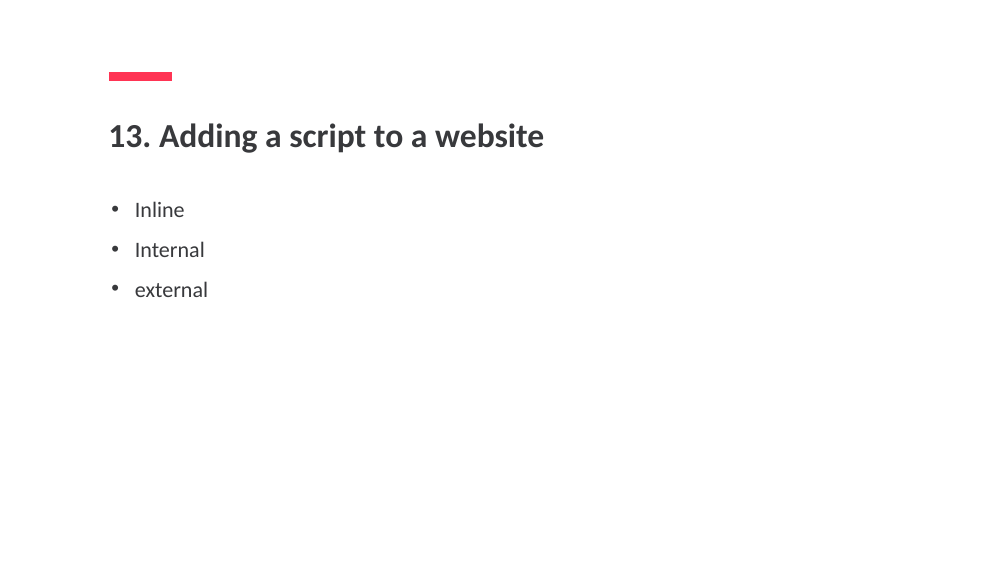
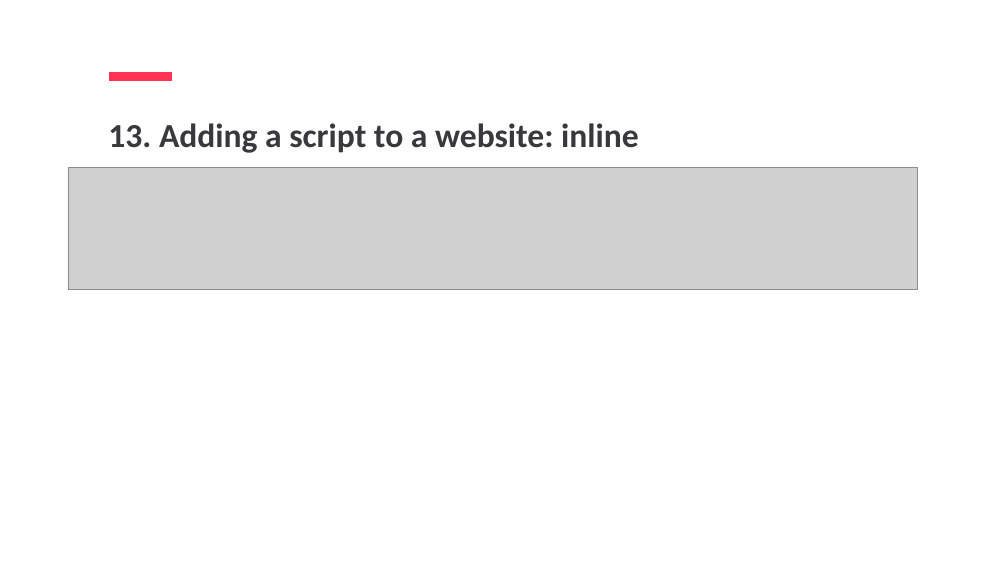
Before and after one commit to jpotapova/js-lecture-1, a slide deck: slide 63 of JS1-Jelizaveta-Potapova.pptx (slide 58 before the commit). Drawn at 1008x567 pixels with LibreOffice and Linux fonts; fonts in the diff are those of the drawing; grey boxes stand for pictures. Boxes give left, top, right and bottom in pixels: in the first picture for what was removed or moved away, otherwise in the second. Text is boxed around its words. In the diff, an @@ line names an element or a change of style, - is before the commit and + after.

```diff
--- a/JS1-Jelizaveta-Potapova.pptx
+++ b/JS1-Jelizaveta-Potapova.pptx
@@ text at (108,123,639,153): text changed @@
-13. Adding a script to a website
+13. Adding a script to a website: inline
@@ picture added at (68,167,917,290) @@
@@ text removed at (135,201,208,297) @@
-• Inline
-• Internal
-• external
```
Also in this commit, not shown: 27 other slides changed, 7 slides added, 3 other files.
